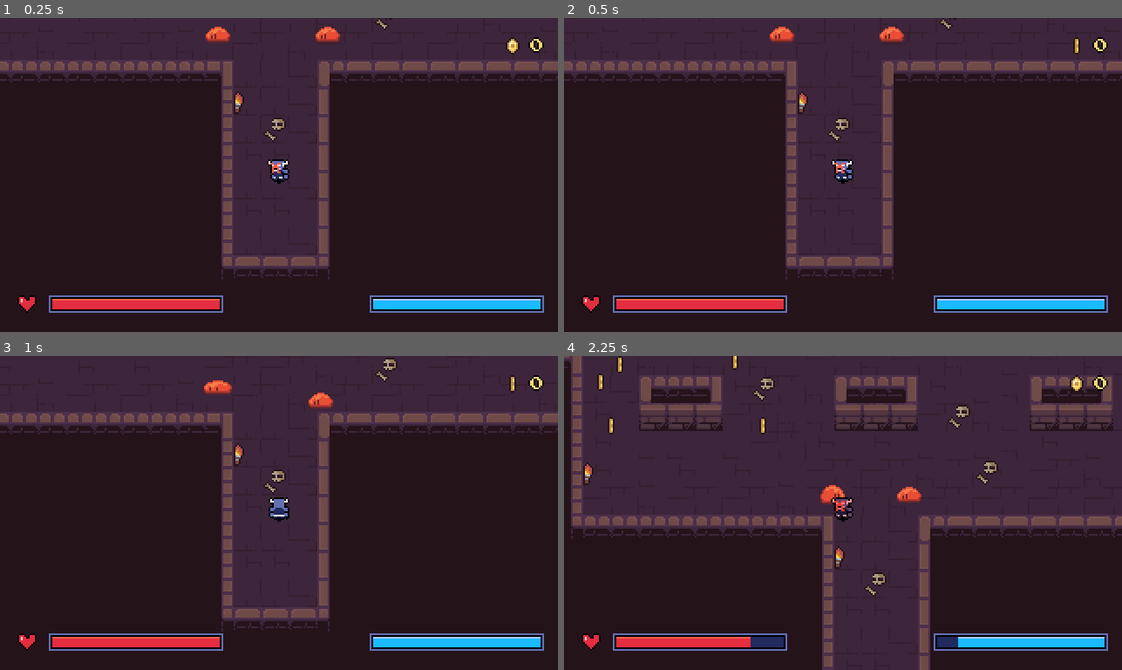
Above: before the commit, frames 1-4 (two rows, left to right).
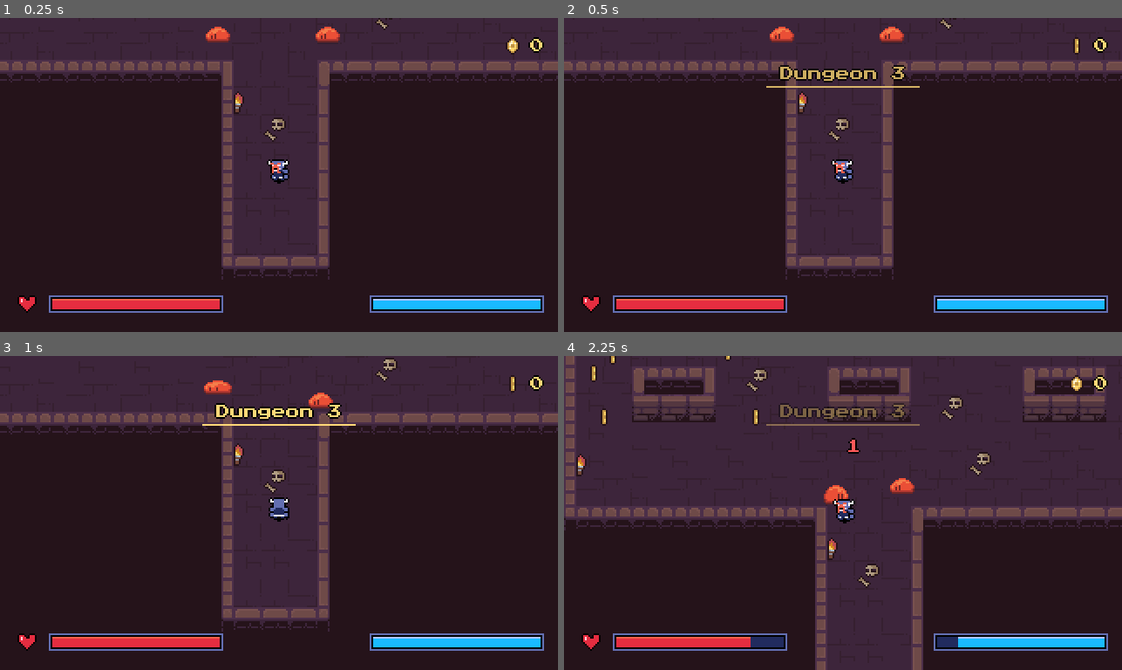
Above: after the commit, the same moments.

Repository: DaEpickid540/haven-2026
Game: Godot game, scene res://Scenes/dungeon_room_3.tscn
Same seed, same stepped clock (60 frames per second), same inputs: the game is played once before the commit and once after it. This scene is started directly instead of the project's main scene.
Inputs (mouse positions are in pixels of both pictures, inside the frame that each line leads up to):
- Up to frame 1 (0.25 s): no input
- Up to frame 2 (0.5 s): no input
- Up to frame 3 (1 s): move the mouse to (251, 575) at 0.52 s; hold Up (up) from 0.53 s (still down); tap F (attack) at 0.6 s; click (251, 575) at 0.67 s
- Up to frame 4 (2.25 s): move the mouse to (1010, 560) at 1.27 s; tap F (attack) at 1.35 s; click (1010, 560) at 1.42 s; move the mouse to (675, 465) at 2.02 s; release Up (up) at 2.03 s; hold Left (left) from 2.03 s (still down); hold Shift (dash) from 2.03 s (still down); click (675, 465) at 2.17 s

Frame 1 is identical in both runs. In frame 2, 0.9% of the frame differs, in the area x 36-64%, y 15-23%; in frame 3, 0.9%; in frame 4, 17%, in the area x 0-100%, y 0-100%.

Commit message:
trying to fix weird glitch

Diff:
--- a/Scenes/skeleton.tscn
+++ b/Scenes/skeleton.tscn
@@ -105,7 +105,7 @@
 detected_range = 80.0
 max_health = 4
 attack_interval = 1.2
-knockback_force = 0.0
+knockback_force = 100.0
 
 [node name="Sprite2D" type="Sprite2D" parent="." unique_id=775969010]
 texture = ExtResource("2_f1")
--- a/Scripts/enemy.gd
+++ b/Scripts/enemy.gd
@@ -84,6 +84,7 @@
 		return
 
 	health -= amount
+	Juice.hit(sprite_2d, amount)
 	# Knockback
 	var player := get_player()
 	if player != null:
@@ -102,10 +103,6 @@
 		queue_free()
 		return
 
-	var flash := create_tween()
-	flash.tween_property(sprite_2d, "modulate", Color(1, 0.35, 0.35), 0.08)
-	flash.tween_property(sprite_2d, "modulate", Color.WHITE, 0.12)
-
 
 func _on_damage_area_entered(other_area: Area2D) -> void:
 	var player := other_area.get_parent() as Player
@@ -119,4 +116,4 @@
 		return
 
 	_attack_cooldown = attack_interval
-	player.take_damage(contact_damage)
+	player.take_damage(contact_damage, global_position)
--- /dev/null
+++ b/Scripts/flash.gdshader
@@ -0,0 +1,7 @@
+shader_type canvas_item;
+
+uniform float flash : hint_range(0.0, 1.0) = 0.0;
+
+void fragment() {
+	COLOR.rgb = mix(COLOR.rgb, vec3(1.0), flash);
+}
--- /dev/null
+++ b/Scripts/juice.gd
@@ -0,0 +1,82 @@
+extends Node
+
+const FLASH_SHADER := preload("res://Scripts/flash.gdshader")
+const FLASH_TIME := 0.12
+const SHAKE_MAX := 6.0
+const SHAKE_DECAY := 1.5
+const NUMBER_RISE := 14.0
+const NUMBER_TIME := 0.6
+
+const ENEMY_HIT := Color(1, 1, 1)
+const PLAYER_HIT := Color(1, 0.35, 0.35)
+
+var _trauma := 0.0
+var _camera: Camera2D = null
+
+
+# combo
+func hit(sprite: CanvasItem, amount: int, color := ENEMY_HIT, trauma := 0.25) -> void:
+	flash(sprite)
+	number(sprite.global_position, amount, color)
+	shake(trauma)
+
+
+func flash(sprite: CanvasItem) -> void:
+	if not is_instance_valid(sprite):
+		return
+	var mat := sprite.material as ShaderMaterial
+	if mat == null or mat.shader != FLASH_SHADER:
+		mat = ShaderMaterial.new()
+		mat.shader = FLASH_SHADER
+		sprite.material = mat
+	if sprite.has_meta(&"flash_tween"):
+		var old: Tween = sprite.get_meta(&"flash_tween")
+		if old != null and old.is_valid():
+			old.kill()
+	mat.set_shader_parameter("flash", 1.0)
+	var tween := sprite.create_tween()
+	tween.tween_property(mat, "shader_parameter/flash", 0.0, FLASH_TIME)
+	sprite.set_meta(&"flash_tween", tween)
+
+
+func shake(amount: float) -> void:
+	_trauma = minf(_trauma + amount, 1.0)
+
+
+func number(world_pos: Vector2, amount: int, color := ENEMY_HIT) -> void:
+	var scene := get_tree().current_scene
+	if scene == null:
+		return
+	var label := Label.new()
+	label.text = str(amount)
+	label.theme_type_variation = &"HudLabel"
+	label.add_theme_color_override("font_color", color)
+	label.horizontal_alignment = HORIZONTAL_ALIGNMENT_CENTER
+	label.size = Vector2(32, 10)
+	label.z_index = 100
+	label.mouse_filter = Control.MOUSE_FILTER_IGNORE
+	label.position = world_pos + Vector2(-16 + randf_range(-4, 4), -22)
+	scene.add_child(label)
+	# float
+	var tween := label.create_tween()
+	tween.tween_property(label, "position:y", label.position.y - NUMBER_RISE, NUMBER_TIME) \
+		.set_trans(Tween.TRANS_QUAD).set_ease(Tween.EASE_OUT)
+	tween.parallel().tween_property(label, "modulate:a", 0.0, NUMBER_TIME * 0.4) \
+		.set_delay(NUMBER_TIME * 0.6)
+	tween.tween_callback(label.queue_free)
+
+
+func _process(delta: float) -> void:
+	var camera := get_viewport().get_camera_2d()
+	if camera != _camera:
+		if is_instance_valid(_camera):
+			_camera.offset = Vector2.ZERO
+		_camera = camera
+	if _camera == null or _trauma <= 0.0:
+		return
+	_trauma = maxf(_trauma - SHAKE_DECAY * delta, 0.0)
+	if _trauma == 0.0:
+		_camera.offset = Vector2.ZERO
+		return
+	var power := _trauma * SHAKE_MAX
+	_camera.offset = (Vector2.from_angle(randf() * TAU) * power).round()
--- a/Scripts/player.gd
+++ b/Scripts/player.gd
@@ -9,12 +9,15 @@
 const STAMINA_REGEN := 20.0
 const SPRINT_RECOVER := 0.25
 const DEATH_TIME_SCALE := 0.5
+const KNOCKBACK_FORCE := 120.0
+const KNOCKBACK_DECAY := 700.0
 
 var dashing := false
 var stamina := 0.0
 var input_vector := Vector2.ZERO
 var _hurt_timer := 0.0
 var _exhausted := false
+var _knockback := Vector2.ZERO
 var dying := false
 
 @onready var animation_tree: AnimationTree = $AnimationTree
@@ -35,15 +38,20 @@
 	weapon_hitbox.body_entered.connect(_on_weapon_body_entered)
 
 
-func take_damage(amount: int) -> void:
-	if _hurt_timer > 0.0:
-		return
+func take_damage(amount: int, from := Vector2.INF) -> bool:
+	if _hurt_timer > 0.0 or dying:
+		return false
 	_hurt_timer = HURT_COOLDOWN
 	Audio.play_sfx("hurt")
+	Juice.hit($Sprite2D, amount, Juice.PLAYER_HIT, 0.5)
+	if from != Vector2.INF:
+		knockback((global_position - from).normalized() * KNOCKBACK_FORCE)
 	PlayerStats.take_damage(amount)
-	var flash := create_tween()
-	flash.tween_property($Sprite2D, "modulate", Color(1, 0.3, 0.3), 0.08)
-	flash.tween_property($Sprite2D, "modulate", Color.WHITE, 0.2)
+	return true
+
+
+func knockback(force: Vector2) -> void:
+	_knockback = force
 
 
 func _on_died() -> void:
@@ -80,7 +88,8 @@
 			dashing = false
 	update_stamina(delta)
 	var speed := PlayerStats.get_move_speed() * (DASH_MULTIPLIER if dashing else 1.0)
-	velocity = input_vector * speed
+	velocity = input_vector * speed + _knockback
+	_knockback = _knockback.move_toward(Vector2.ZERO, KNOCKBACK_DECAY * delta)
 	move_and_slide()
 
 func move_state(delta: float) -> void:
--- /dev/null
+++ b/Scripts/room_banner.gd
@@ -0,0 +1,69 @@
+extends CanvasLayer
+
+const NAMES := {
+	"res://Scenes/dunegon_hub.tscn": "Hub",
+	"res://Scenes/dungeon_room_1.tscn": "Dungeon 1",
+	"res://Scenes/dungeon_room_2.tscn": "Dungeon 2",
+	"res://Scenes/dungeon_room_3.tscn": "Dungeon 3",
+}
+const DELAY := 0.3
+const FADE_IN := 0.25
+const HOLD := 1.4
+const FADE_OUT := 0.5
+const SLIDE := 6.0
+const TOP := 28.0
+
+var _box := VBoxContainer.new()
+var _title := Label.new()
+var _rule := ColorRect.new()
+var _tween: Tween = null
+
+
+func _ready() -> void:
+	layer = 2
+	_box.set_anchors_preset(Control.PRESET_TOP_WIDE)
+	_box.mouse_filter = Control.MOUSE_FILTER_IGNORE
+	_box.alignment = BoxContainer.ALIGNMENT_CENTER
+	_box.add_theme_constant_override("separation", 3)
+	_title.theme_type_variation = &"HudLabel"
+	_title.horizontal_alignment = HORIZONTAL_ALIGNMENT_CENTER
+	_rule.custom_minimum_size = Vector2(0, 1)
+	_rule.size_flags_horizontal = Control.SIZE_SHRINK_CENTER
+	_rule.color = Color(1, 0.84706, 0.46667)
+	_box.add_child(_title)
+	_box.add_child(_rule)
+	add_child(_box)
+	_box.modulate.a = 0.0
+	get_tree().scene_changed.connect(_on_scene_changed)
+	_on_scene_changed.call_deferred()
+
+
+func show_name(text: String) -> void:
+	if _tween != null:
+		_tween.kill()
+	_title.text = text
+	_rule.custom_minimum_size.x = _title.get_theme_font("font").get_string_size(
+		text, HORIZONTAL_ALIGNMENT_LEFT, -1, _title.get_theme_font_size("font_size")).x + 16
+	_box.position.y = TOP + SLIDE
+	_box.modulate.a = 0.0
+	# banner
+	_tween = create_tween()
+	_tween.tween_interval(DELAY)
+	_tween.tween_property(_box, "modulate:a", 1.0, FADE_IN)
+	_tween.parallel().tween_property(_box, "position:y", TOP, FADE_IN) \
+		.set_trans(Tween.TRANS_QUAD).set_ease(Tween.EASE_OUT)
+	_tween.tween_interval(HOLD)
+	_tween.tween_property(_box, "modulate:a", 0.0, FADE_OUT)
+
+
+func _on_scene_changed() -> void:
+	var scene := get_tree().current_scene
+	if scene == null:
+		return
+	var text: String = NAMES.get(scene.scene_file_path, "")
+	if text.is_empty():
+		if _tween != null:
+			_tween.kill()
+		_box.modulate.a = 0.0
+		return
+	show_name(text)
--- a/boss_green.gd
+++ b/boss_green.gd
@@ -2,7 +2,7 @@
 
 @export var max_health := 18
 @export var contact_damage := 1
-@export var contact_knockback_force := 300.0  # Adjustable knockback strength
+@export var contact_knockback_force := 180.0  # Adjustable knockback strength
 @export var attack_damage := 3
 @export var attack_range := 65.0
 @export var attack_interval := 5.0
@@ -74,16 +74,10 @@
 	if player and is_instance_valid(player):
 		var distance = global_position.distance_to(player.global_position)
 		if distance <= attack_range:
-			player.take_damage(attack_damage)
+			player.take_damage(attack_damage, global_position)
 
 func trigger_screenshake() -> void:
-	var cam = get_viewport().get_camera_2d()
-	if cam:
-		var tween = create_tween()
-		for i in range(4):
-			var random_offset = Vector2(randf_range(-6, 6), randf_range(-6, 6))
-			tween.tween_property(cam, "offset", random_offset, 0.03)
-		tween.tween_property(cam, "offset", Vector2.ZERO, 0.03)
+	Juice.shake(0.9)
 
 func get_player() -> Player:
 	return get_tree().get_first_node_in_group("player")
@@ -96,24 +90,22 @@
 			return
 
 func apply_contact_to_player(player: Player) -> void:
-	player.take_damage(contact_damage)
+	if not player.take_damage(contact_damage):
+		return
 
 	# Calculate vector pointing from enemy to player
 	var push_dir = (player.global_position - global_position).normalized()
 	if push_dir == Vector2.ZERO:
 		push_dir = Vector2.RIGHT
 
-	# Apply knockback safely based on available player properties/methods
-	if "velocity" in player:
-		player.velocity += push_dir * contact_knockback_force
-	elif player.has_method("knockback"):
-		player.knockback(push_dir * contact_knockback_force)
+	player.knockback(push_dir * contact_knockback_force)
 
 func take_damage(amount: int) -> void:
 	if dying:
 		return
 
 	health -= amount
+	Juice.hit(animated_sprite_2d, amount, Juice.ENEMY_HIT, 0.35)
 	if health <= 0:
 		dying = true
 		velocity = Vector2.ZERO
@@ -125,10 +117,6 @@
 		queue_free()
 		return
 
-	var flash := create_tween()
-	flash.tween_property(animated_sprite_2d, "modulate", Color(1, 0.35, 0.35), 0.08)
-	flash.tween_property(animated_sprite_2d, "modulate", Color.WHITE, 0.12)
-
 func _on_damage_area_entered(other_area: Area2D) -> void:
 	var player := other_area.get_parent() as Player
 	if player != null and other_area.name == "Hurtbox":
--- a/project.godot
+++ b/project.godot
@@ -23,6 +23,8 @@
 PadServer="*res://Scripts/pad_server.gd"
 Transition="*res://Scripts/transition.gd"
 Audio="*res://Scripts/audio.gd"
+Juice="*res://Scripts/juice.gd"
+RoomBanner="*res://Scripts/room_banner.gd"
 
 [display]
 
Not shown, added: Scripts/flash.gdshader.uid
Not shown, added: Scripts/juice.gd.uid
Not shown, added: Scripts/room_banner.gd.uid
